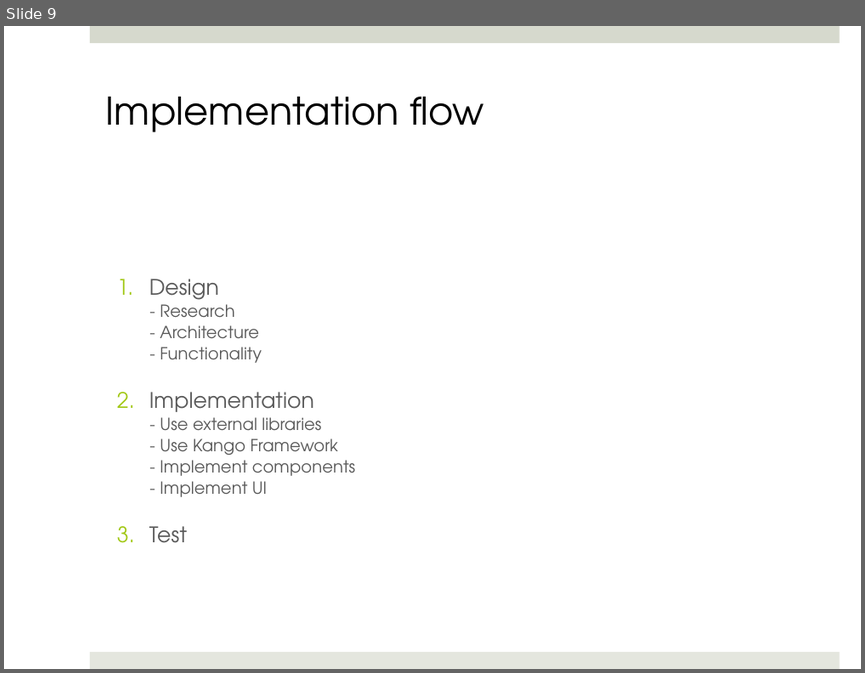
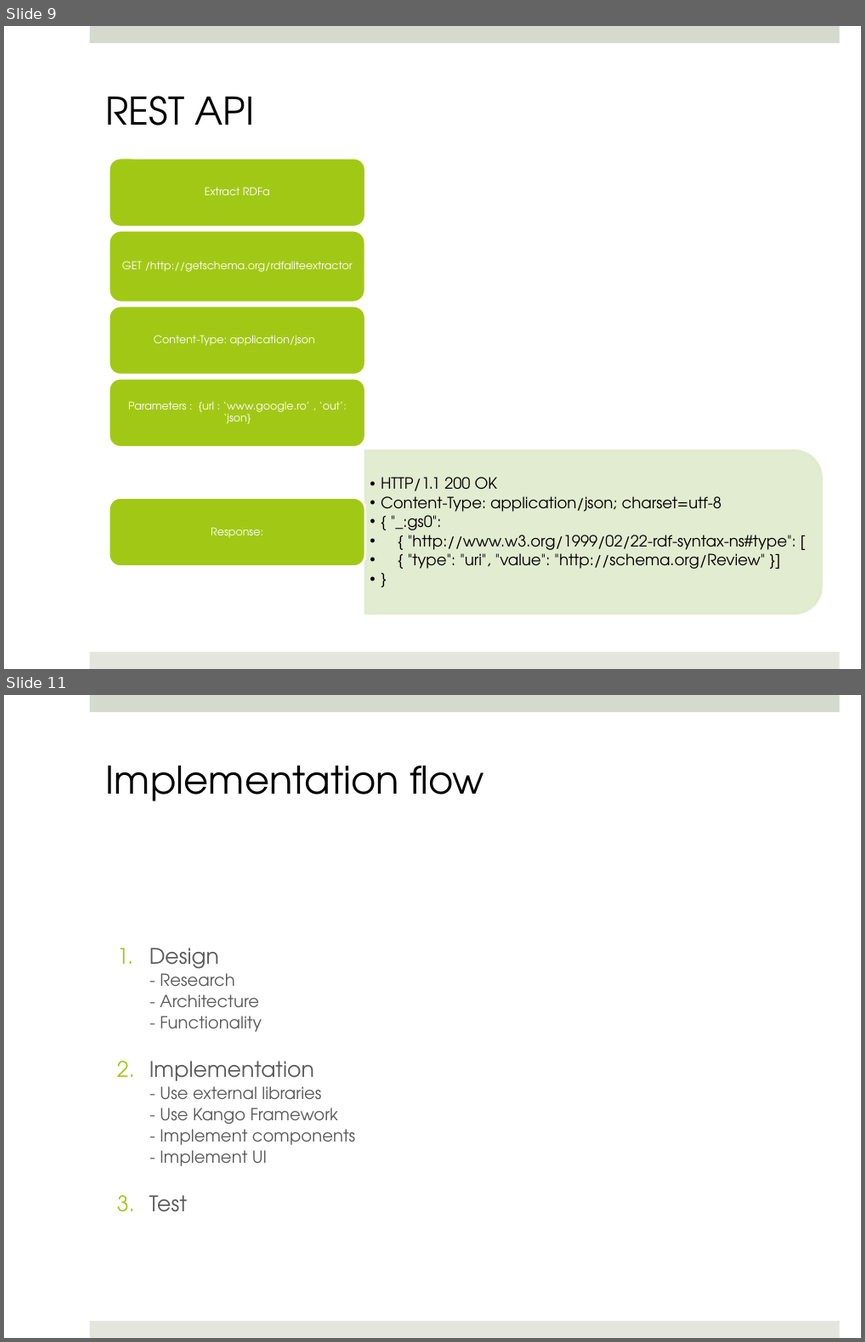
Before and after one commit to mdeaconu/wedi, a slide deck: presentation/wedi_wade.pptx. Shown one above the other, each under a label of ours: slide 9 before the commit, slides 9 and 11 after it; the slides between them are not shown. The pictures are 865x673 and 865x1342 pixels, drawn with LibreOffice and Linux fonts; fonts in the diff are those of the drawing. Boxes give left, top, right and bottom in pixels: in the first picture for what was removed or moved away, otherwise in the second. Text is boxed around its words. In the diff, an @@ line names an element or a change of style, - is before the commit and + after.

```diff
--- a/presentation/wedi_wade.pptx
+++ b/presentation/wedi_wade.pptx
@@ slide 9 added at [4,26,861,669], background #FFFFFF; not listed: 2 template elements that a slide beside it also shows @@
@@ text added at [106,96,255,125], 32 pt, text #000000 @@
+REST API
@@ group added at [109,158,822,612]: 6 texts, 5 rounded rectangles, 1 round same rect @@
+Extract RDFa
+GET /http://getschema.org/rdfaliteextractor
+Content-Type: application/json
+Parameters : {url : ‘www.google.ro’ , ‘out’: ‘json}
+  •• HTTP/1.1 200 OK
+  •• Content-Type: application/json; charset=utf-8
+  •• { "_:gs0":
+  •• { "http://www.w3.org/1999/02/22-rdf-syntax-ns#type": [
+  •• { "type": "uri", "value": "http://schema.org/Review" }]
+  •• }
+Response:
@@ what was slide 9 is now slide 11 @@
```
Also in this commit, not shown: 3 slides changed, 4 other slides added, 2 other files.
